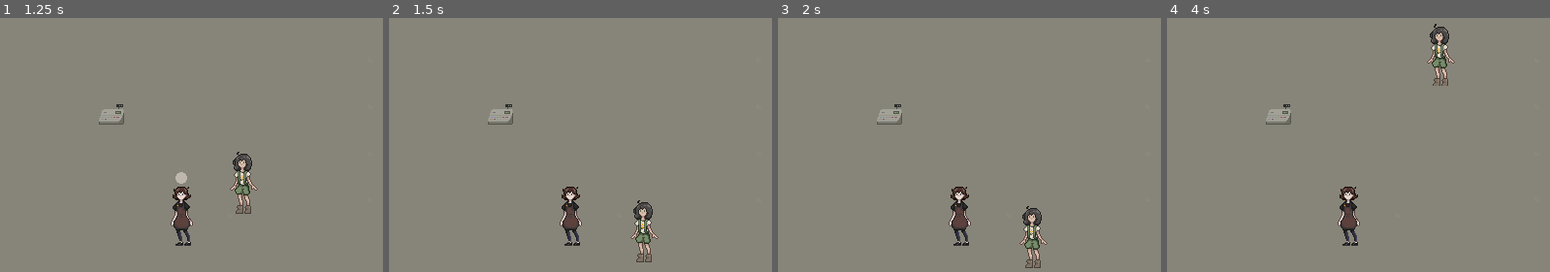
Above: before the commit, frames 1-4 (left to right).
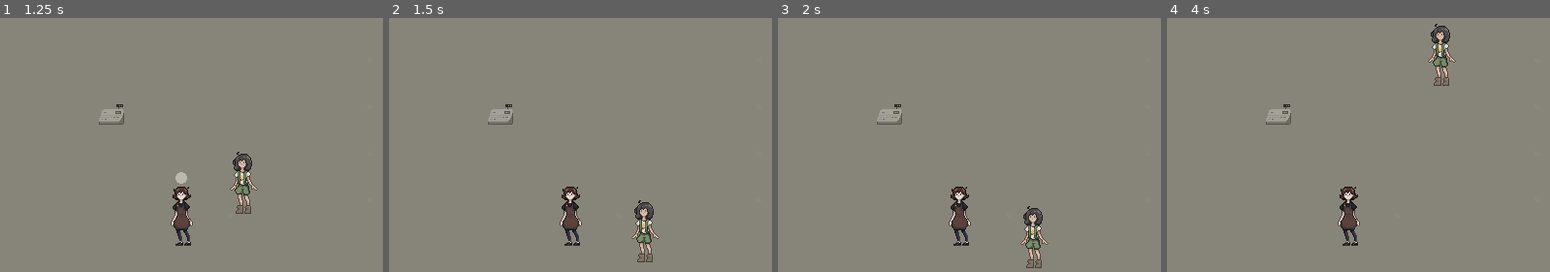
Above: after the commit, the same moments.

Repository: Fishfinna/Coffee-Please
Game: Godot game, scene res://scenes/rooms/coffee-shop.tscn
Same seed, same stepped clock (60 frames per second), same inputs: the game is played once before the commit and once after it.
Inputs:
- Up to frame 1 (1.25 s): tap Enter at 0.5 s; hold Right (right) from 0.53 s (still down)
- Up to frame 2 (1.5 s): release Right (right) at 1.28 s; hold S (down) from 1.28 s (still down)
- Up to frame 3 (2 s): keep holding S (down)
- Up to frame 4 (4 s): tap Space at 2 s; release S (down) at 2.03 s; hold Right (right) 2.03-2.78 s; hold W (up) 2.78-3.53 s; hold A (left) from 3.53 s (still down)

Frame 1 is identical in both runs. In frame 2, 0.6% of the frame differs, in the area x 63-71%, y 71-97%; in frame 3, 0.6%; in frame 4, 0.7%, in the area x 67-76%, y 2-27%.

Commit message:
set up the pause menu

Diff:
--- a/project.godot
+++ b/project.godot
@@ -42,6 +42,10 @@
 
 player="main player logic"
 
+[gui]
+
+theme/custom_font="uid://d4nn0jfn7ijin"
+
 [input]
 
 toggle_fullscreen={
@@ -51,7 +55,7 @@
 }
 exit_game={
 "deadzone": 0.2,
-"events": [Object(InputEventKey,"resource_local_to_scene":false,"resource_name":"","device":-1,"window_id":0,"alt_pressed":false,"shift_pressed":false,"ctrl_pressed":false,"meta_pressed":false,"pressed":false,"keycode":0,"physical_keycode":4194305,"key_label":0,"unicode":0,"location":0,"echo":false,"script":null)
+"events": [Object(InputEventKey,"resource_local_to_scene":false,"resource_name":"","device":0,"window_id":0,"alt_pressed":true,"shift_pressed":false,"ctrl_pressed":false,"meta_pressed":false,"pressed":false,"keycode":0,"physical_keycode":4194335,"key_label":0,"unicode":0,"location":0,"echo":false,"script":null)
 ]
 }
 left={
@@ -79,11 +83,19 @@
 "deadzone": 0.2,
 "events": [Object(InputEventKey,"resource_local_to_scene":false,"resource_name":"","device":-1,"window_id":0,"alt_press …(192 unchanged characters)…
 , Object(InputEventKey,"resource_local_to_scene":false,"resource_name":"","device":-1,"window_id":0,"alt_pressed":false …(186 unchanged characters)…
+, Object(InputEventJoypadMotion,"resource_local_to_scene":false,"resource_name":"","device":-1,"axis":1,"axis_value":1.0,"script":null)
 ]
 }
 click={
 "deadzone": 0.2,
 "events": [Object(InputEventMouseButton,"resource_local_to_scene":false,"resource_name":"","device":-1,"window_id":0,"a …(253 unchanged characters)…
+]
+}
+pause={
+"deadzone": 0.2,
+"events": [Object(InputEventKey,"resource_local_to_scene":false,"resource_name":"","device":-1,"window_id":0,"alt_pressed":false,"shift_pressed":false,"ctrl_pressed":false,"meta_pressed":false,"pressed":false,"keycode":0,"physical_keycode":4194305,"key_label":0,"unicode":0,"location":0,"echo":false,"script":null)
+, Object(InputEventKey,"resource_local_to_scene":false,"resource_name":"","device":0,"window_id":0,"alt_pressed":false,"shift_pressed":false,"ctrl_pressed":false,"meta_pressed":false,"pressed":false,"keycode":0,"physical_keycode":4194313,"key_label":0,"unicode":0,"location":0,"echo":false,"script":null)
+, Object(InputEventJoypadButton,"resource_local_to_scene":false,"resource_name":"","device":-1,"button_index":6,"pressure":0.0,"pressed":false,"script":null)
 ]
 }
 
--- a/scenes/rooms/coffee-shop.tscn
+++ b/scenes/rooms/coffee-shop.tscn
@@ -3,6 +3,7 @@
 [ext_resource type="Texture2D" uid="uid://epgvbi5eio2m" path="res://assets/temp-tiles/TX Tileset Stone Ground.png" id="2_k1eqc"]
 [ext_resource type="PackedScene" uid="uid://1qvl5dqyfb42" path="res://scenes/objects/register.tscn" id="3_fxbdo"]
 [ext_resource type="PackedScene" uid="uid://vlwsmf4n3xm" path="res://scenes/characters/robin.tscn" id="4_7fs5h"]
+[ext_resource type="PackedScene" uid="uid://7jf6e4julwkk" path="res://scenes/ui/menus/pause_menu.tscn" id="5_kjusl"]
 [ext_resource type="PackedScene" uid="uid://8kufaifh4tdi" path="res://scenes/characters/fey.tscn" id="5_yo8p7"]
 
 [sub_resource type="TileSetAtlasSource" id="TileSetAtlasSource_p2lyf"]
@@ -212,7 +213,6 @@
 sources/0 = SubResource("TileSetAtlasSource_p2lyf")
 
 [node name="Coffee Shop" type="Node2D" unique_id=1103702953]
-position = Vector2(320, 176)
 
 [node name="tiles" type="Node2D" parent="." unique_id=815819975]
 position = Vector2(128, -96)
@@ -238,3 +238,5 @@
 z_as_relative = false
 position = Vector2(0.99999994, 124)
 scale = Vector2(0.2, 0.2)
+
+[node name="Pause Menu" parent="." unique_id=250378609 instance=ExtResource("5_kjusl")]
--- /dev/null
+++ b/scenes/ui/menus/pause_menu.tscn
@@ -0,0 +1,138 @@
+[gd_scene format=3 uid="uid://7jf6e4julwkk"]
+
+[ext_resource type="Script" uid="uid://qvv7o44v7if3" path="res://scripts/ui/menus/pause_menu.gd" id="1_6tw0m"]
+[ext_resource type="Shader" uid="uid://dlip7xu7lb1mo" path="res://scripts/shaders/pause_menu.gdshader" id="2_0lmf7"]
+[ext_resource type="Theme" uid="uid://c3bgqwco8c3eg" path="res://themes/default.tres" id="3_idy5m"]
+
+[sub_resource type="ShaderMaterial" id="ShaderMaterial_f6eus"]
+shader = ExtResource("2_0lmf7")
+shader_parameter/lod = 0.0
+shader_parameter/tint_color = Color(0.9799101, 0.9718495, 0.96782416, 1)
+
+[sub_resource type="Animation" id="Animation_n4ldv"]
+length = 0.001
+tracks/0/type = "bezier"
+tracks/0/imported = false
+tracks/0/enabled = true
+tracks/0/path = NodePath("blur2:material:shader_parameter/lod")
+tracks/0/interp = 1
+tracks/0/loop_wrap = true
+tracks/0/keys = {
+"handle_modes": PackedInt32Array(0),
+"points": PackedFloat32Array(0, -0.15, 0, 0.15, 0),
+"times": PackedFloat32Array(0)
+}
+
+[sub_resource type="Animation" id="Animation_dd7lr"]
+resource_name = "blur"
+length = 0.3
+tracks/0/type = "bezier"
+tracks/0/imported = false
+tracks/0/enabled = true
+tracks/0/path = NodePath("blur2:material:shader_parameter/lod")
+tracks/0/interp = 1
+tracks/0/loop_wrap = true
+tracks/0/keys = {
+"handle_modes": PackedInt32Array(0, 2),
+"points": PackedFloat32Array(0, -0.15, 0, 0.15, 0, 0.8, -0.046976235, -0.13333334, 0, 0),
+"times": PackedFloat32Array(0, 0.2818574)
+}
+
+[sub_resource type="AnimationLibrary" id="AnimationLibrary_8uki6"]
+_data = {
+&"RESET": SubResource("Animation_n4ldv"),
+&"blur": SubResource("Animation_dd7lr")
+}
+
+[node name="Pause Menu" type="CanvasLayer" unique_id=250378609]
+process_mode = 3
+follow_viewport_enabled = true
+script = ExtResource("1_6tw0m")
+
+[node name="blur2" type="ColorRect" parent="." unique_id=1803990581]
+material = SubResource("ShaderMaterial_f6eus")
+offset_left = -320.0
+offset_top = -176.0
+offset_right = 320.0
+offset_bottom = 192.0
+
+[node name="button_manager" type="Control" parent="." unique_id=1392847875]
+modulate = Color(0.9818199, 0.8988141, 0.90041614, 1)
+layout_mode = 3
+anchors_preset = 0
+offset_left = 8.0
+offset_top = 48.0
+offset_right = 48.0
+offset_bottom = 92.0
+size_flags_horizontal = 0
+size_flags_vertical = 0
+theme = ExtResource("3_idy5m")
+
+[node name="PanelContainer" type="PanelContainer" parent="button_manager" unique_id=421051270]
+layout_mode = 1
+anchors_preset = -1
+anchor_left = -1.75
+anchor_top = 1.5833334
+anchor_right = 2.21875
+anchor_bottom = 4.9
+offset_left = -18.0
+offset_top = -197.66667
+offset_right = -18.0
+offset_bottom = -197.66667
+
+[node name="save" type="MenuButton" parent="button_manager" unique_id=2137585243]
+layout_mode = 1
+anchors_preset = -1
+anchor_left = -1.328125
+anchor_top = 2.0
+anchor_right = 1.78125
+anchor_bottom = 2.6
+offset_left = -15.875
+offset_top = -200.0
+offset_right = -15.25
+offset_bottom = -194.4
+grow_horizontal = 2
+grow_vertical = 2
+mouse_default_cursor_shape = 2
+theme = ExtResource("3_idy5m")
+text = "Save"
+flat = false
+
+[node name="resume" type="Button" parent="button_manager" unique_id=1463987343]
+layout_mode = 1
+anchors_preset = -1
+anchor_left = -1.328125
+anchor_top = 2.9333334
+anchor_right = 1.78125
+anchor_bottom = 3.65
+offset_left = -15.875
+offset_top = -201.06667
+offset_right = -15.875
+offset_bottom = -201.06667
+grow_horizontal = 2
+grow_vertical = 2
+mouse_default_cursor_shape = 2
+text = "Resume"
+
+[node name="exit" type="Button" parent="button_manager" unique_id=1957362745]
+layout_mode = 1
+anchors_preset = -1
+anchor_left = -1.328125
+anchor_top = 3.85
+anchor_right = 1.78125
+anchor_bottom = 4.5666666
+offset_left = -16.0
+offset_top = -201.0
+offset_right = -16.0
+offset_bottom = -201.0
+grow_horizontal = 2
+grow_vertical = 2
+mouse_default_cursor_shape = 2
+text = "Exit"
+
+[node name="blur" type="AnimationPlayer" parent="." unique_id=664259877]
+libraries/ = SubResource("AnimationLibrary_8uki6")
+
+[connection signal="pressed" from="button_manager/save" to="." method="_on_save_pressed"]
+[connection signal="pressed" from="button_manager/resume" to="." method="_on_resume_pressed"]
+[connection signal="pressed" from="button_manager/exit" to="." method="_on_exit_pressed"]
--- a/scenes/ui/pause_menu.tscn
+++ /dev/null
@@ -1,42 +0,0 @@
-[gd_scene format=3 uid="uid://7jf6e4julwkk"]
-
-[ext_resource type="Script" uid="uid://qvv7o44v7if3" path="res://scripts/ui/menus/pause_menu.gd" id="1_6tw0m"]
-
-[node name="Pause Menu" type="Node2D" unique_id=714995692]
-script = ExtResource("1_6tw0m")
-
-[node name="CanvasLayer" type="CanvasLayer" parent="." unique_id=766350285]
-
-[node name="button_manager" type="Control" parent="." unique_id=1392847875]
-layout_mode = 3
-anchors_preset = 0
-offset_right = 640.0
-offset_bottom = 360.0
-
-[node name="save" type="MenuButton" parent="button_manager" unique_id=2137585243]
-layout_mode = 0
-offset_left = 237.0
-offset_top = 120.0
-offset_right = 436.0
-offset_bottom = 156.0
-text = "Save"
-
-[node name="resume" type="Button" parent="button_manager" unique_id=1463987343]
-layout_mode = 0
-offset_left = 237.0
-offset_top = 176.0
-offset_right = 436.0
-offset_bottom = 219.0
-text = "Resume"
-
-[node name="exit" type="Button" parent="button_manager" unique_id=1957362745]
-layout_mode = 0
-offset_left = 237.0
-offset_top = 231.0
-offset_right = 436.0
-offset_bottom = 274.0
-text = "Exit"
-
-[connection signal="pressed" from="button_manager/save" to="." method="_on_save_pressed"]
-[connection signal="pressed" from="button_manager/resume" to="." method="_on_resume_pressed"]
-[connection signal="pressed" from="button_manager/exit" to="." method="_on_exit_pressed"]
--- a/scripts/game/window.gd
+++ b/scripts/game/window.gd
@@ -3,8 +3,6 @@
 func _input(event: InputEvent) -> void:
 	if event.is_action_pressed("toggle_fullscreen"):
 		toggle_fullscreen()
-	if event.is_action_pressed('exit_game'):
-		exit()
 
 func toggle_fullscreen():
 	var mode := DisplayServer.window_get_mode()
--- /dev/null
+++ b/scripts/shaders/pause_menu.gdshader
@@ -0,0 +1,11 @@
+shader_type canvas_item;
+uniform sampler2D SCREEN_TEXTURE: hint_screen_texture, filter_linear_mipmap;
+
+uniform float lod: hint_range(0.0, 5) = 0.0;
+
+uniform vec4 tint_color : source_color = vec4(0.9, 0.75, 0.6, 1.0);
+
+void fragment() {
+	vec4 color = texture(SCREEN_TEXTURE, SCREEN_UV, lod);
+	COLOR = color * tint_color;
+}
--- a/scripts/ui/menus/pause_menu.gd
+++ b/scripts/ui/menus/pause_menu.gd
@@ -1,13 +1,45 @@
-extends Node2D
+extends CanvasLayer
 
+#func resume():
+	#get_tree().paused = false;
+	#$blur.play_backwards("blur")
+#
+#func pause():
+	#get_tree().paused = true;
+	#$blur.play("blur")
+
+#func escape():
+	#if Input.is_action_just_pressed("exit_game") and get_tree().pause == false:
+		#pause()
+	#elif Input.is_action_just_pressed("exit_game") and get_tree().paused:
+		#resume()
+#
+func _ready():
+	hide()
+	process_mode = Node.PROCESS_MODE_ALWAYS
+
+func _input(event: InputEvent) -> void:
+	if event.is_action_pressed("pause"):
+		if get_tree().paused:
+			_resume_game()
+		else:
+			_pause_game()
+
+func _pause_game():
+	get_tree().paused = true
+	$blur.play("blur")
+	show()
+
+func _resume_game():
+	get_tree().paused = false
+	$blur.play_backwards("blur")
+	hide()
+
+func _on_resume_pressed() -> void:
+	_resume_game()
 
 func _on_exit_pressed() -> void:
-	print("exit")
-
-
-func _on_resume_pressed() -> void:
-	print("resume")
-
+	get_tree().quit()
 
 func _on_save_pressed() -> void:
 	print("save")
--- /dev/null
+++ b/themes/buttons/menu_buttons.tres
@@ -0,0 +1,8 @@
+[gd_resource type="StyleBoxFlat" format=3 uid="uid://dhqxpf0rcayl3"]
+
+[resource]
+bg_color = Color(0.07284262, 0.072842635, 0.072842605, 0.57254905)
+corner_radius_top_left = 3
+corner_radius_top_right = 3
+corner_radius_bottom_right = 3
+corner_radius_bottom_left = 3
--- /dev/null
+++ b/themes/default.tres
@@ -0,0 +1,3 @@
+[gd_resource type="Theme" format=3 uid="uid://c3bgqwco8c3eg"]
+
+[resource]
Not shown, added: scripts/shaders/pause_menu.gdshader.uid
